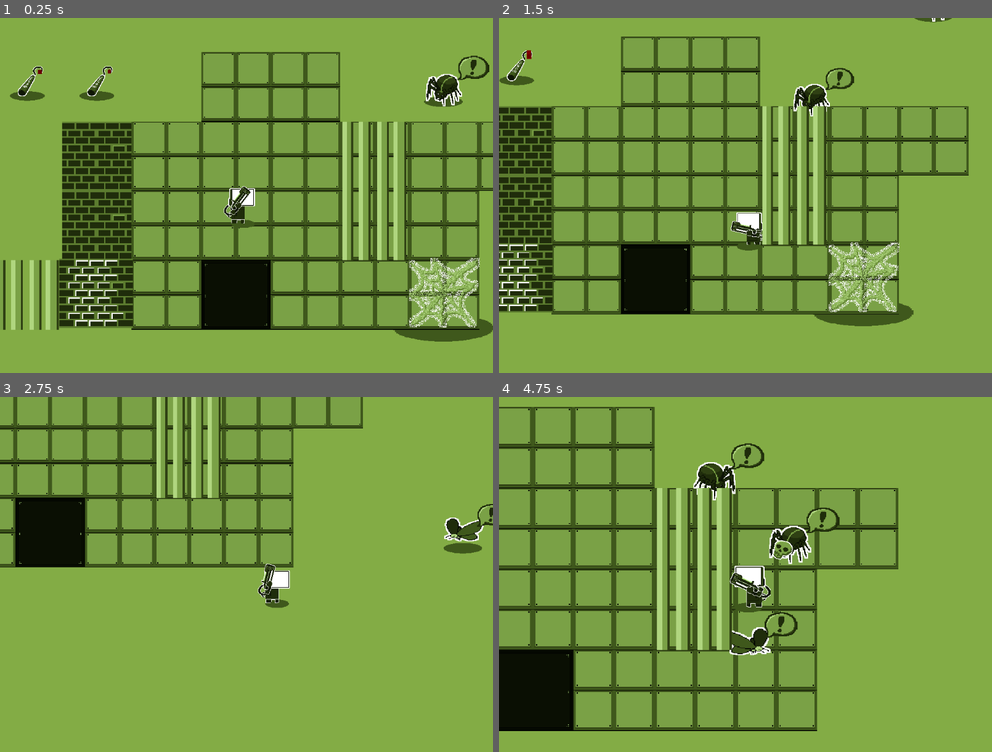
Above: before the commit, frames 1-4 (two rows, left to right).
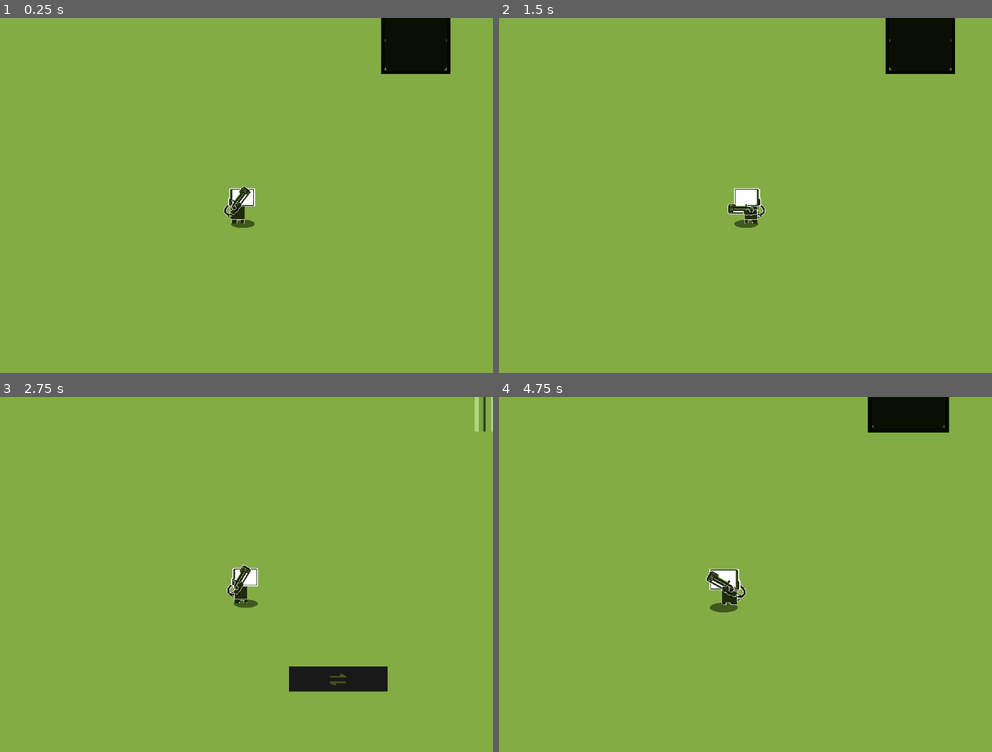
Above: after the commit, the same moments.

Repository: DeadM4nn/DeadmannGame
Game: Godot game, scene res://GameMaster.tscn
Two runs of this game, one before a commit and one after it. Both use one fixed random seed, a clock stepped at 60 frames per second and the inputs below. Before the commit the project starts from res://Levels/GameLevel/lvl_base.tscn.
Inputs (mouse positions are in pixels of both pictures, inside the frame that each line leads up to):
- Up to frame 1 (0.25 s): no input
- Up to frame 2 (1.5 s): move the mouse to (853, 177) at 0.52 s; hold Right (ui_right) 0.53-1.28 s; hold \ (test_button, bound only after the commit) 0.53-1.28 s; move the mouse to (646, 213) at 1.27 s; hold Down (ui_down) from 1.28 s (still down); tap Space (Canon) at 1.35 s
- Up to frame 3 (2.75 s): tap \ (test_button, bound only after the commit) at 1.55, 2.3 s; move the mouse to (295, 496) at 2.02 s; release Down (ui_down) at 2.03 s; press the mouse at (295, 496) at 2.03 s; hold Right (ui_right) from 2.03 s (still down)
- Up to frame 4 (4.75 s): move the mouse to (720, 645) at 2.77 s; release Right (ui_right) at 2.78 s; release the mouse at (720, 645) at 2.78 s; hold Up (ui_up) 2.78-3.53 s; right-click (720, 645) at 2.85 s; tap \ (test_button, bound only after the commit) at 3.05, 4.55 s; move the mouse to (893, 627) at 3.52 s; hold \ (test_button, bound only after the commit) 3.53-4.28 s; hold Left (ui_left) from 3.53 s (still down); move the mouse to (597, 521) at 4.27 s; tap Mouse wheel up (zoom_in) at 4.35 s

The runs differ from the first frame. In frame 1, 30% of the frame differs, in the area x 0-100%, y 0-92%; in frame 2, 28%; in frame 3, 14%; in frame 4, 23%.

Commit message:
Fixing Metal Bar

Diff:
--- a/Asset/TileSet/Map.tres
+++ b/Asset/TileSet/Map.tres
@@ -32,6 +32,7 @@
 texture = ExtResource("10_iibh4")
 texture_region_size = Vector2i(256, 256)
 0:0/0 = 0
+0:0/0/z_index = -9999
 0:0/0/physics_layer_0/linear_velocity = Vector2(0, 0)
 0:0/0/physics_layer_0/angular_velocity = 0.0
 0:0/0/physics_layer_1/linear_velocity = Vector2(0, 0)
--- a/Class/MetalBar.tres.gd
+++ b/Class/MetalBar.tres.gd
@@ -1,4 +1,4 @@
-class_name MetalBar extends Node2D
+class_name MetalBar extends StaticBody2D
 
 
 # Called when the node enters the scene tree for the first time.
--- a/Element/MetalBar/MetalBar.tscn
+++ b/Element/MetalBar/MetalBar.tscn
@@ -7,7 +7,7 @@
 size = Vector2(238, 258)
 
 [node name="MetalBar" type="StaticBody2D"]
-collision_layer = 4194304
+collision_layer = 536870912
 collision_mask = 0
 script = ExtResource("1_sku8p")
 
@@ -18,5 +18,4 @@
 texture = ExtResource("1_lphea")
 
 [node name="CollisionShape2D" type="CollisionShape2D" parent="."]
-visible = false
 shape = SubResource("RectangleShape2D_407ia")
--- a/Element/Player/Gun/Bullet/default.tscn
+++ b/Element/Player/Gun/Bullet/default.tscn
@@ -91,6 +91,8 @@
 outline_size = 6
 
 [node name="default" type="RigidBody2D"]
+z_index = 100
+z_as_relative = false
 collision_layer = 16
 collision_mask = 2147483650
 mass = 0.5
--- a/Element/Player/PlayerControl.gd
+++ b/Element/Player/PlayerControl.gd
@@ -55,6 +55,7 @@
 ## The Speed of the Player
 const SPEED = 700.0
 
+@export var is_movable : bool = true
 
 func _physics_process(_delta):
 
@@ -66,7 +67,7 @@
 	)
 
 		## Moving
-	if direction:
+	if direction and is_movable:
 		velocity = direction * SPEED
 	else:
 #		## Friction
@@ -79,7 +80,12 @@
 		velocity.y = 0
 
 	# Move
-	var is_moving = move_and_slide()
+	var is_moving
+
+
+	is_moving = move_and_slide()
+
+
 
 	## Aim
 	$"Gun Pivot".look_at(get_global_mouse_position())
@@ -140,8 +146,11 @@
 	zoom_amount = zoom_amount.clamp(Vector2(ZOOM_MIN, ZOOM_MIN), Vector2(ZOOM_MAX, ZOOM_MAX))
 	camera.set_zoom(zoom_amount)
 
-	if event.is_action_pressed("test_button"):
-		destroy_self()
+
+	if event.is_action_pressed("test_button") and is_movable:
+		is_movable = false
+	elif event.is_action_pressed("test_button") and not is_movable:
+		is_movable = true
 
 
 
--- a/Element/Player/player.tscn
+++ b/Element/Player/player.tscn
@@ -292,9 +292,10 @@
 position = Vector2(-33, -1)
 
 [node name="GunAndHand" type="Node2D" parent="Gun Pivot"]
+z_index = 6
+z_as_relative = false
 
 [node name="Gun" parent="Gun Pivot/GunAndHand" instance=ExtResource("2_lkwsr")]
-z_index = 90
 position = Vector2(15, -5)
 scale = Vector2(0.291684, 0.291684)
 player = NodePath("../../..")
@@ -303,7 +304,6 @@
 position = Vector2(394.262, -44)
 
 [node name="Hand" type="Sprite2D" parent="Gun Pivot/GunAndHand"]
-z_index = 91
 position = Vector2(14, 3)
 rotation = -0.00268751
 scale = Vector2(1.10314, 1.1544)
--- /dev/null
+++ b/Element/Player/player_spawner.tscn
@@ -0,0 +1,8 @@
+[gd_scene load_steps=2 format=3 uid="uid://btyowd6gbq8jo"]
+
+[sub_resource type="GDScript" id="GDScript_llt2u"]
+script/source = "extends Node2D
+"
+
+[node name="PlayerSpawner" type="Node2D"]
+script = SubResource("GDScript_llt2u")
--- a/Element/SwappableBullet/Bullet.tscn
+++ b/Element/SwappableBullet/Bullet.tscn
@@ -74,8 +74,8 @@
 }
 
 [node name="default" type="RigidBody2D"]
-collision_layer = 16
-collision_mask = 2147483650
+collision_layer = 32768
+collision_mask = 2684354562
 mass = 0.5
 physics_material_override = SubResource("PhysicsMaterial_bq0gq")
 gravity_scale = 0.0
--- /dev/null
+++ b/Element/UI/base.tscn
@@ -0,0 +1,17 @@
+[gd_scene load_steps=3 format=3 uid="uid://c5j58t7w4k41q"]
+
+[ext_resource type="PackedScene" uid="uid://b7jg8u57fjuxd" path="res://Element/UI/ui.tscn" id="1_fgx50"]
+[ext_resource type="PackedScene" uid="uid://hogivbn4mial" path="res://Levels/GameLevel/lvl_base.tscn" id="2_tt2ls"]
+
+[node name="Node" type="Node"]
+
+[node name="Game" type="CanvasLayer" parent="."]
+follow_viewport_enabled = true
+
+[node name="Node2D" parent="Game" instance=ExtResource("2_tt2ls")]
+
+[node name="UI" type="CanvasLayer" parent="."]
+layer = 10
+
+[node name="UI" parent="UI" instance=ExtResource("1_fgx50")]
+mouse_filter = 1
--- a/GameMaster.tscn
+++ b/GameMaster.tscn
@@ -1,13 +1,21 @@
 [gd_scene load_steps=3 format=3 uid="uid://cwqlq07b30la8"]
 
-[ext_resource type="PackedScene" uid="uid://c2qy74u4hqxla" path="res://Element/Wall/Bouncer.tscn" id="2_qt5cp"]
-[ext_resource type="PackedScene" uid="uid://hogivbn4mial" path="res://Levels/TestLevel/node_2d.tscn" id="2_ttdpv"]
+[ext_resource type="PackedScene" uid="uid://hogivbn4mial" path="res://Levels/GameLevel/lvl_base.tscn" id="1_i5oq8"]
+[ext_resource type="PackedScene" uid="uid://b7jg8u57fjuxd" path="res://Element/UI/ui.tscn" id="2_h00cr"]
 
-[node name="GameMaster" type="Node"]
+[node name="Node" type="Node"]
 
-[node name="Node2D" parent="." instance=ExtResource("2_ttdpv")]
+[node name="Game" type="CanvasLayer" parent="."]
+follow_viewport_enabled = true
 
-[node name="Industructibe3" parent="Node2D" instance=ExtResource("2_qt5cp")]
-position = Vector2(1297, 143)
-rotation = -0.837234
-scale = Vector2(3.28, 1)
+[node name="Node2D" parent="Game" instance=ExtResource("1_i5oq8")]
+
+[node name="TileMap" parent="Game/Node2D" index="0"]
+z_as_relative = true
+
+[node name="UI" parent="Game/Node2D" instance=ExtResource("2_h00cr")]
+mouse_filter = 1
+
+[node name="UI" type="CanvasLayer" parent="."]
+
+[editable path="Game/Node2D"]
--- a/Levels/GameLevel/lvl_base.tscn
+++ b/Levels/GameLevel/lvl_base.tscn
@@ -5,12 +5,9 @@
 
 [node name="Node2D" type="Node2D"]
 
-[node name="Player" parent="." instance=ExtResource("1_bg75q")]
-z_index = 10
+[node name="TileMap" type="TileMap" parent="."]
+z_index = -10
 z_as_relative = false
-position = Vector2(1943, -688)
-
-[node name="TileMap" type="TileMap" parent="."]
 tile_set = ExtResource("2_73705")
 format = 2
 layer_0/name = "Void"
@@ -29,3 +26,5 @@
 layer_2/y_sort_origin = -5
 layer_2/z_index = -5
 layer_2/tile_data = PackedInt32Array(-131065, 6, 0)
+
+[node name="Player" parent="." instance=ExtResource("1_bg75q")]
--- a/Swappables/Wall.tscn
+++ b/Swappables/Wall.tscn
@@ -3,9 +3,8 @@
 [ext_resource type="PackedScene" uid="uid://yfvcmsf6ldym" path="res://Element/Swappable/base_swappable.tscn" id="1_w7i04"]
 [ext_resource type="Texture2D" uid="uid://c74ixgnnbfyxs" path="res://Asset/Tile/Dungeon Tile/Wall_enemy.png" id="2_qt0wa"]
 
-[sub_resource type="CapsuleShape2D" id="CapsuleShape2D_mb8cm"]
-radius = 164.0
-height = 328.0
+[sub_resource type="RectangleShape2D" id="RectangleShape2D_s0d38"]
+size = Vector2(249, 249)
 
 [sub_resource type="CircleShape2D" id="CircleShape2D_tji0v"]
 radius = 2114.26
@@ -13,8 +12,8 @@
 [sub_resource type="CircleShape2D" id="CircleShape2D_m8rke"]
 radius = 126.036
 
-[sub_resource type="CircleShape2D" id="CircleShape2D_xd05r"]
-radius = 118.152
+[sub_resource type="RectangleShape2D" id="RectangleShape2D_1d0m1"]
+size = Vector2(210, 215)
 
 [node name="Wall" type="Node2D"]
 
@@ -39,10 +38,9 @@
 visible = false
 
 [node name="CollisionShape2D" parent="BaseSwappable" index="1"]
-visible = false
-position = Vector2(-3, 1)
+position = Vector2(-1.5, -8.5)
 scale = Vector2(1, 1)
-shape = SubResource("CapsuleShape2D_mb8cm")
+shape = SubResource("RectangleShape2D_s0d38")
 
 [node name="EyeSight" parent="BaseSwappable" index="3"]
 visible = true
@@ -59,6 +57,7 @@
 position = Vector2(0, 0)
 
 [node name="Shape" parent="BaseSwappable/Touch" index="0"]
+visible = true
 position = Vector2(0, 0)
 shape = SubResource("CircleShape2D_m8rke")
 
@@ -67,8 +66,7 @@
 position = Vector2(0, 0)
 
 [node name="Shape" parent="BaseSwappable/Wall" index="0"]
-visible = false
-position = Vector2(-1, 0)
-shape = SubResource("CircleShape2D_xd05r")
+position = Vector2(-1, -6.5)
+shape = SubResource("RectangleShape2D_1d0m1")
 
 [editable path="BaseSwappable"]
--- a/project.godot
+++ b/project.godot
@@ -11,7 +11,7 @@
 [application]
 
 config/name="Scientist With A GUN"
-run/main_scene="res://Levels/GameLevel/lvl_base.tscn"
+run/main_scene="res://GameMaster.tscn"
 config/features=PackedStringArray("4.1", "GL Compatibility")
 config/icon="res://icon.svg"
 
@@ -71,7 +71,8 @@
 }
 test_button={
 "deadzone": 0.5,
-"events": []
+"events": [Object(InputEventKey,"resource_local_to_scene":false,"resource_name":"","device":-1,"window_id":0,"alt_pressed":false,"shift_pressed":false,"ctrl_pressed":false,"meta_pressed":false,"pressed":false,"keycode":0,"physical_keycode":92,"key_label":0,"unicode":92,"echo":false,"script":null)
+]
 }
 Canon={
 "deadzone": 0.5,
Binary file added: Asset/Sprite/Capsule.png
Not shown, added: Asset/Sprite/Capsule.png.import
Binary file added: Asset/Sprite/UI.aseprite
Binary file added: Asset/Sprite/UI.png
Not shown, added: Asset/Sprite/UI.png.import
